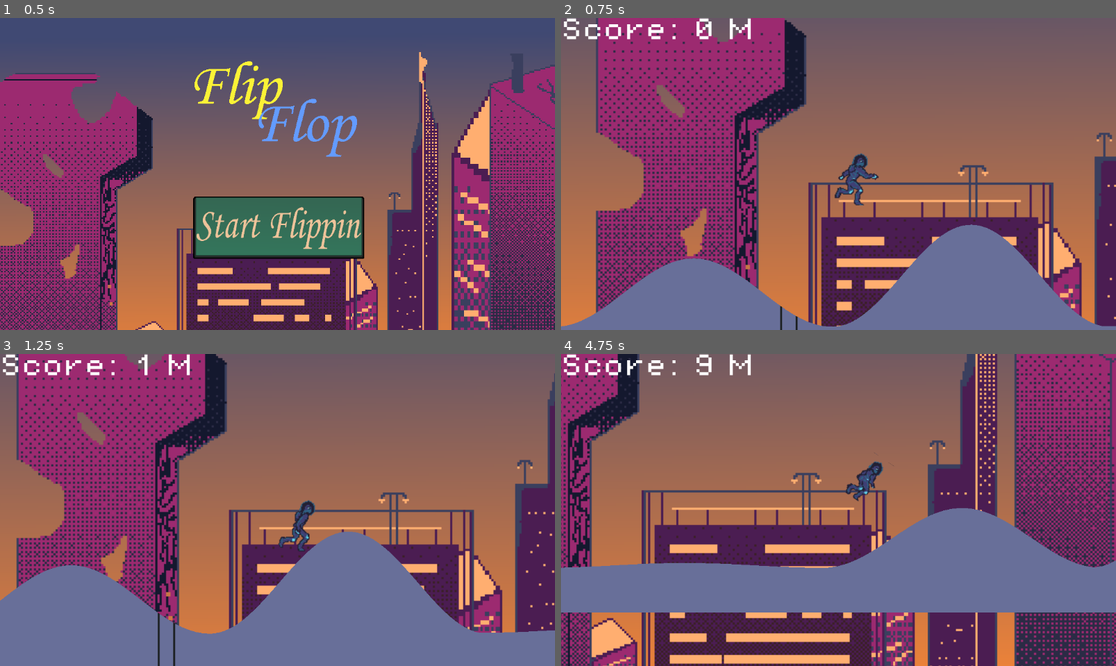
Above: before the commit, frames 1-4 (two rows, left to right).
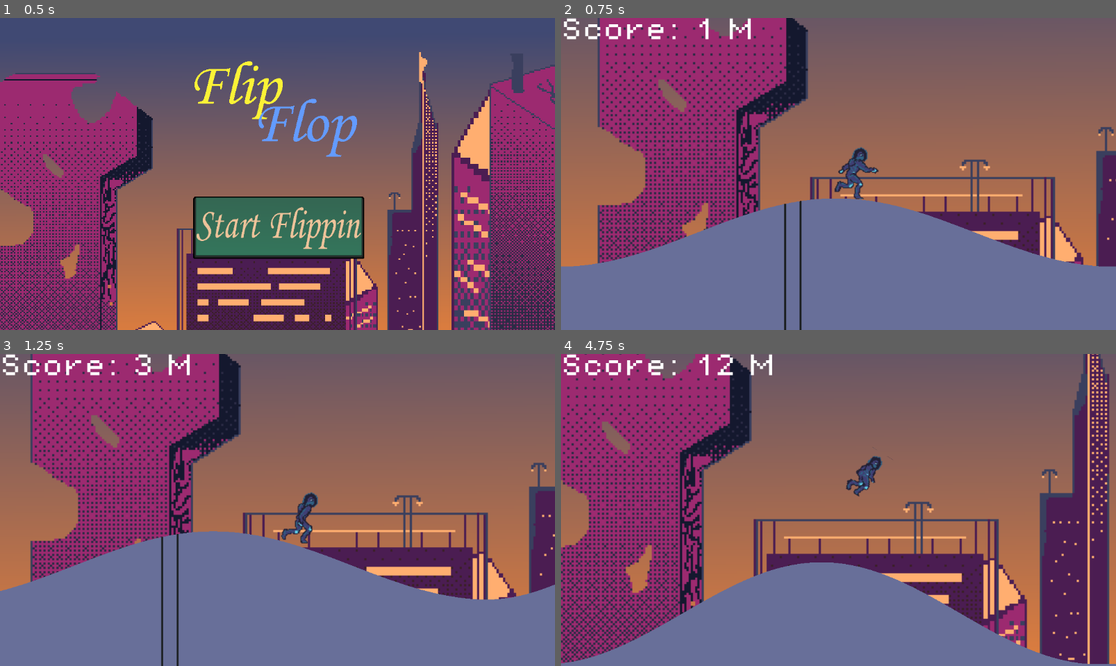
Above: after the commit, the same moments.

Repository: poplar00/Flip-Flop
Game: Godot game, scene res://Scenes/main_menu.tscn
Two runs of this game, one before a commit and one after it. Both use one fixed random seed, a clock stepped at 60 frames per second and the inputs below.
Inputs (mouse positions are in pixels of both pictures, inside the frame that each line leads up to):
- Up to frame 1 (0.5 s): no input
- Up to frame 2 (0.75 s): click (838, 227) at 0.5 s
- Up to frame 3 (1.25 s): no input
- Up to frame 4 (4.75 s): tap Space (JUMP) at 1.52, 2.27, 3.77, 4.52 s

Frame 1 is identical in both runs. In frame 2, 30% of the frame differs, in the area x 0-100%, y 0-100%; in frame 3, 29%; in frame 4, 68%.

Commit message:
Fix Terrain

Diff:
--- a/Scenes/Main.tscn
+++ b/Scenes/Main.tscn
@@ -21,7 +21,8 @@
 [node name="Main" type="Node2D"]
 
 [node name="Player" parent="." instance=ExtResource("1_pbw6q")]
-position = Vector2(571, 238)
+position = Vector2(563, 200)
+platform_on_leave = 1
 
 [node name="Camera2D" type="Camera2D" parent="Player"]
 process_callback = 0
@@ -32,7 +33,7 @@
 [node name="ParallaxBackground" type="ParallaxBackground" parent="."]
 
 [node name="ParallaxLayer" type="ParallaxLayer" parent="ParallaxBackground"]
-motion_scale = Vector2(0.3, 0.3)
+motion_scale = Vector2(0.1, 0.1)
 motion_mirroring = Vector2(1700, 0)
 
 [node name="Sprite2D" type="Sprite2D" parent="ParallaxBackground/ParallaxLayer"]
--- a/Scripts/terrain.gd
+++ b/Scripts/terrain.gd
@@ -1,5 +1,5 @@
 extends Node
-@export var num_hills = 2
+@export var num_hills = 1
 @export var slice = 10
 @export var hill_range = 165
 
@@ -11,7 +11,9 @@
 	randomize()
 	screensize = get_viewport().get_visible_rect().size
 	terrain = Array()
+	print(screensize)
 	var start_y = screensize.y * 3/4 + (-hill_range + randi() % hill_range * 2)
+	start_y = 380
 	terrain.append(Vector2(0, start_y))
 	add_hills()
 
@@ -31,35 +33,21 @@
 			var hill_point = Vector2()
 			hill_point.x = start.x + j * slice + hill_width * i
 			hill_point.y = start.y + height * cos(2 * PI / hill_slices * j)
-			#$Line2D.add_point(hill_point)
 			terrain.append(hill_point)
 			poly.append(hill_point)
 		start.y += height
 
-	poly.append(Vector2(terrain[-1].x, screensize.y))  # Added
-	poly.append(Vector2(start.x, screensize.y))        # Added
+	poly.append(Vector2(terrain[-1].x, screensize.y))
+	poly.append(Vector2(start.x, screensize.y))
 
-	# Create a CollisionPolygon2D for the Area2D
-	var collision_polygon = CollisionPolygon2D.new()  # Added
+	var collision_polygon = CollisionPolygon2D.new()
 	var shape = CollisionPolygon2D.new()
 	$StaticBody2D.add_child(shape)
 	shape.polygon = poly
-	collision_polygon.polygon = poly                  # Added
-	$Area2D.add_child(collision_polygon)              # Added
+	collision_polygon.polygon = poly
+	$Area2D.add_child(collision_polygon)
 
-	# Create a Polygon2D for visual representation
-	var ground_polygon = Polygon2D.new()              # Added
-	ground_polygon.polygon = poly                     # Added
-	ground_polygon.texture = texture                  # Added
+	var ground_polygon = Polygon2D.new()
+	ground_polygon.polygon = poly
+	ground_polygon.texture = texture
 	add_child(ground_polygon)
-
-
-	#var ground = Polygon2D.new()
-
-	#$Area2D.add_child(shape)
-	#poly.append(Vector2(terrain[-1].x, screensize.y))
-	#poly.append(Vector2(start.x, screensize.y))
-	#shape.polygon = poly
-	#ground.polygon = poly
-	#ground.texture = texture
-	#add_child(ground)
